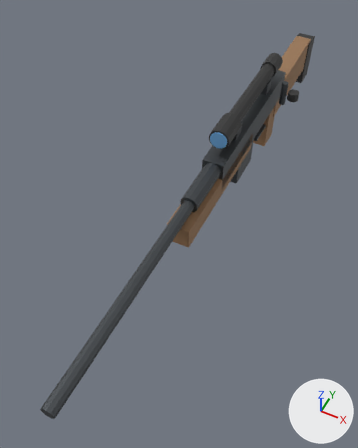
Renders of the glTF model assets/models/rifle.glb from each side of a commit.
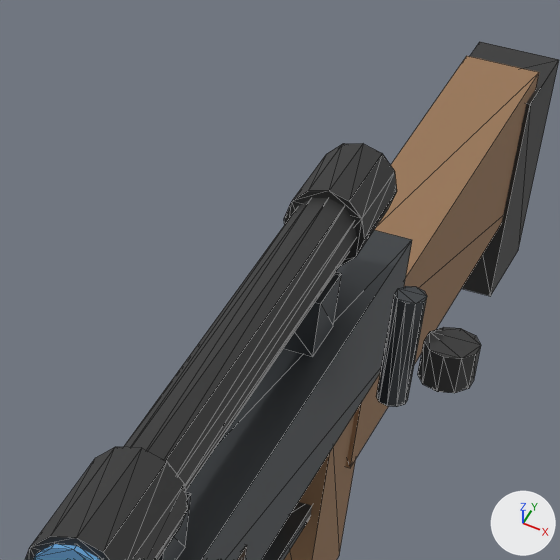
Each version is shown whole from a 50 mm lens placed at (0.3, -1.074, 0.771), pointed at (-0.047, -0.382, -0.095), then close up on the part from 57% to 88% of the width and 5% to 30% of the height. The axes (+X, +Y, +Z) are drawn at lower right. The lights are the same throughout. The first two pictures are the older version. The close-ups show mesh edges as thin lines. Vertices at exactly the same position are counted once.

Names of what the first close-up shows: 'Rifle'.
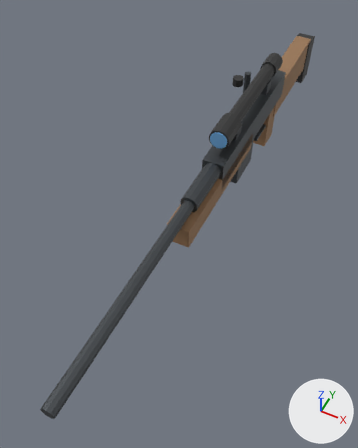
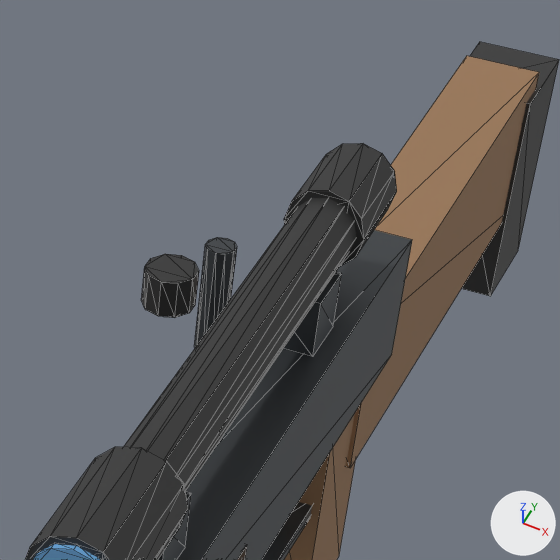
The newer file is also turned or shifted as a whole; pictures and numbers use the older file's frame.

Where the change shows, as pixel boxes [x1, y1, x2, y2] in the close-ups (560 x 560 px; the box of a moved part takes in the faces that stretch with it):
```json
{"part": 1, "of": "me_cube", "change": "moved or reshaped", "before": [177, 230, 412, 560], "after": [177, 230, 412, 560]}
{"part": 2, "of": "me_cube", "change": "moved or reshaped", "before": [262, 502, 312, 560], "after": [262, 502, 312, 560]}
{"part": 3, "of": "me_cube", "change": "moved or reshaped", "before": [376, 286, 427, 407], "after": [194, 237, 237, 348]}
{"part": 4, "of": "me_cube", "change": "moved or reshaped", "before": [158, 492, 191, 560], "after": [158, 492, 191, 560]}
{"part": 5, "of": "me_cube", "change": "moved or reshaped", "before": [283, 272, 342, 357], "after": [283, 272, 342, 357]}
{"part": 6, "of": "me_cube", "change": "moved or reshaped", "before": [346, 56, 539, 468], "after": [346, 56, 539, 468]}
{"part": 7, "of": "me_cube", "change": "moved or reshaped", "before": [237, 545, 247, 560], "after": [237, 545, 247, 560]}
{"part": 8, "of": "me_cube", "change": "moved or reshaped", "before": [284, 413, 356, 560], "after": [284, 413, 356, 560]}
{"part": 9, "of": "me_cube", "change": "moved or reshaped", "before": [461, 42, 559, 296], "after": [461, 42, 559, 296]}
{"part": 10, "of": "me_cube", "change": "moved or reshaped", "before": [418, 327, 481, 393], "after": [142, 254, 199, 318]}
{"part": 11, "of": "me_cube", "change": "moved or reshaped", "before": [124, 198, 356, 491], "after": [124, 198, 356, 491]}
{"part": 12, "of": "me_cube", "change": "moved or reshaped", "before": [25, 447, 188, 560], "after": [25, 447, 188, 560]}
{"part": 13, "of": "me_cube", "change": "moved or reshaped", "before": [284, 143, 397, 266], "after": [284, 143, 397, 266]}
{"part": 14, "of": "me_cube", "change": "moved or reshaped", "before": [33, 544, 100, 560], "after": [33, 544, 100, 560]}
```

The change, as JSON lines over the scene's bpy script:
```json
{"block": "me_cube", "where": "# used by ob_rifle; location = (0.0, 0.0, 0.0)"}
{"op": "remove", "block": "me_cube", "code": "me_cube.from_pydata(...)  # 256 vertices, 440 faces; spans x -0.025..0.088, y -0.91..0.41, z -0.14..0.124"}
{"op": "add", "block": "me_cube", "code": "me_cube.from_pydata(...)  # 256 vertices, 440 faces; spans x -0.088..0.025, y -0.91..0.41, z -0.14..0.124"}
{"block": "me_cube", "change": "me_cube part 1: the loose piece of 8 vertices spanning x -0.025..0.025, y -0.31..0.11, z -0.015..0.055 is turned 180 degrees about the z axis through its middle"}
{"block": "me_cube", "change": "me_cube part 2: the loose piece of 8 vertices spanning x -0.015..0.015, y -0.04..0.04, z -0.074..-0.066 is turned 180 degrees about the z axis through its middle"}
{"block": "me_cube", "change": "me_cube part 3: the loose piece of 20 vertices spanning x 0.042..0.058, y 0.012..0.028, z 0.02..0.08 is turned -180 degrees about the z axis through its middle, then moved by (-0.1, 0.0, 0.0)"}
{"block": "me_cube", "change": "me_cube part 4: the loose piece of 8 vertices spanning x -0.015..0.015, y -0.215..-0.185, z 0.055..0.085 is turned 180 degrees about the z axis through its middle"}
{"block": "me_cube", "change": "me_cube part 5: the loose piece of 8 vertices spanning x -0.015..0.015, y -0.015..0.015, z 0.055..0.085 is turned 180 degrees about the z axis through its middle"}
{"block": "me_cube", "change": "me_cube part 6: the loose piece of 8 vertices spanning x -0.023..0.023, y 0.07..0.37, z -0.065..0.025 is turned 180 degrees about the z axis through its middle"}
{"block": "me_cube", "change": "me_cube part 7: the loose piece of 8 vertices spanning x -0.025..0.025, y -0.48..-0.12, z -0.035..0.015 is turned 180 degrees about the z axis through its middle"}
{"block": "me_cube", "change": "me_cube part 8: the loose piece of 8 vertices spanning x -0.02..0.02, y 0.03..0.09, z -0.14..-0.02 is turned 180 degrees about the z axis through its middle"}
{"block": "me_cube", "change": "me_cube part 9: the loose piece of 8 vertices spanning x -0.025..0.025, y 0.35..0.41, z -0.115..0.015 is turned 180 degrees about the z axis through its middle"}
{"block": "me_cube", "change": "me_cube part 10: the loose piece of 20 vertices spanning x 0.062..0.088, y 0.006..0.034, z 0.04..0.06 is turned 180 degrees about the z axis through its middle, then moved by (-0.15, 0.0, 0.0)"}
{"block": "me_cube", "change": "me_cube part 11: the loose piece of 24 vertices spanning x -0.017..0.017, y -0.23..0.03, z 0.083..0.117 is turned 180 degrees about the z axis through its middle"}
{"block": "me_cube", "change": "me_cube part 12: the loose piece of 24 vertices spanning x -0.024..0.024, y -0.285..-0.215, z 0.076..0.124 is turned 180 degrees about the z axis through its middle"}
{"block": "me_cube", "change": "me_cube part 13: the loose piece of 24 vertices spanning x -0.021..0.021, y 0.025..0.075, z 0.079..0.121 is turned 180 degrees about the z axis through its middle"}
{"block": "me_cube", "change": "me_cube part 14: the loose piece of 24 vertices spanning x -0.02..0.02, y -0.288..-0.284, z 0.08..0.12 is turned 180 degrees about the z axis through its middle"}
{"block": "me_cube", "change": "other edits to the shape of me_cube do not show in these pictures"}
```
